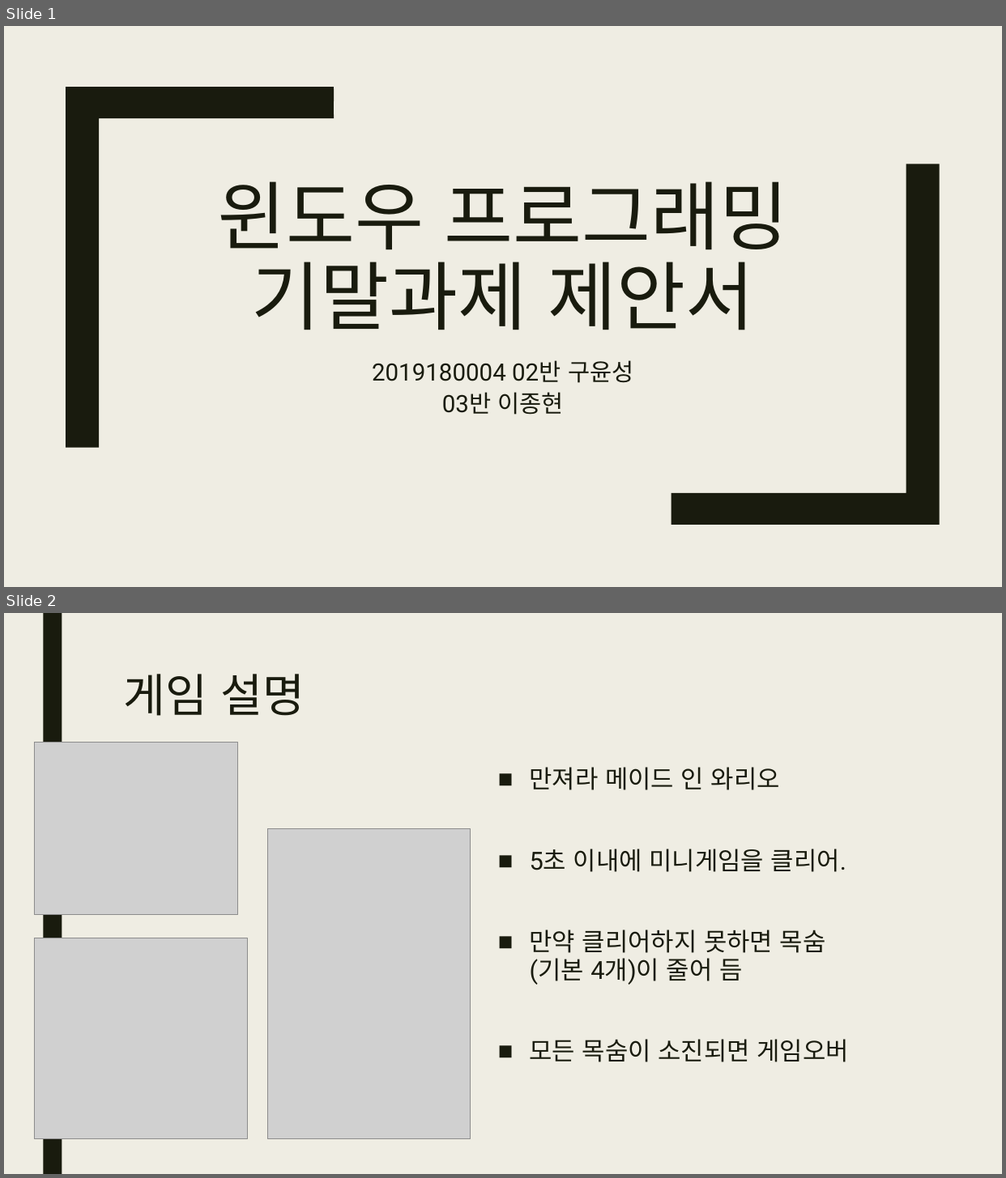
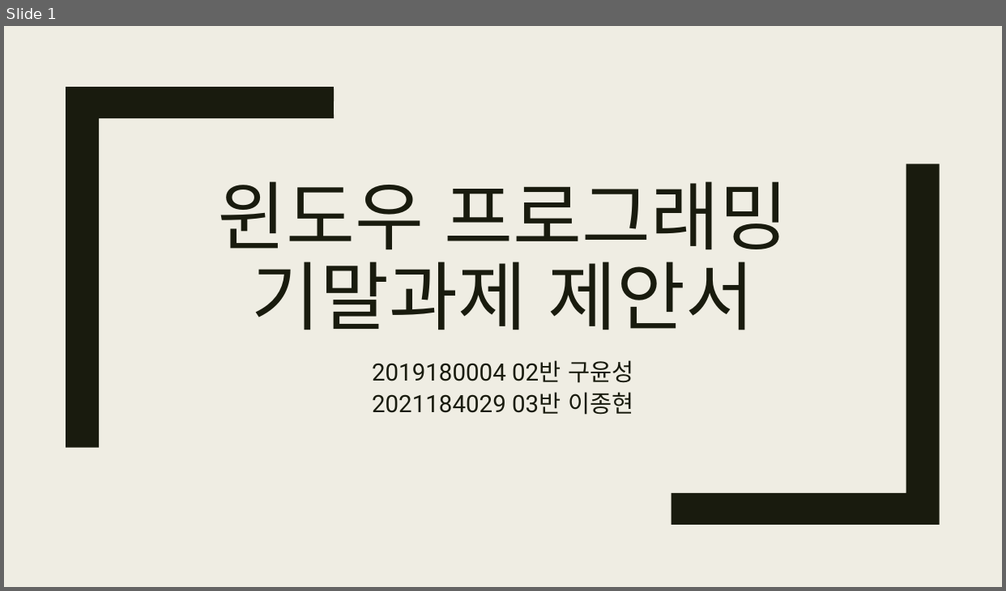
Before and after one commit to yungaeng/WindowProgrammingFinal, a slide deck: 기말 프로젝트 제안서.pptx. Shown one above the other, each under a label of ours: slides 1 and 2 before the commit, slide 1 after it. The pictures are 1006x1178 and 1006x591 pixels, drawn with LibreOffice and Linux fonts; fonts in the diff are those of the drawing; grey boxes stand for pictures. Boxes give left, top, right and bottom in pixels: in the first picture for what was removed or moved away, otherwise in the second. Text is boxed around its words. In the diff, an @@ line names an element or a change of style, - is before the commit and + after.

```diff
--- a/기말 프로젝트 제안서.pptx
+++ b/기말 프로젝트 제안서.pptx
@@ slide 2 removed at [4,613,1002,1174], background #EFEDE3 @@
@@ rectangle removed at [43,613,62,1174] @@
@@ title removed at [124,674,305,716] @@
-게임 설명
@@ picture removed at [35,742,237,914] @@
@@ text removed at [530,767,849,1063] @@
-■ 만져라 메이드 인 와리오
-■ 5초 이내에 미니게임을 클리어.
-■ 만약 클리어하지 못하면 목숨 (기본 4개)이 줄어 듬
-■ 모든 목숨이 소진되면 게임오버
@@ picture removed at [267,828,471,1139] @@
@@ picture removed at [35,939,248,1139] @@
@@ slide 1 changed as well @@
@@ subtitle at [372,392,633,415]: text changed @@
-03반 이종현
+2021184029 03반 이종현
```
Also in this commit, not shown: 2 other slides changed, 3 slides added, 4 other slides removed, 5 other files.
